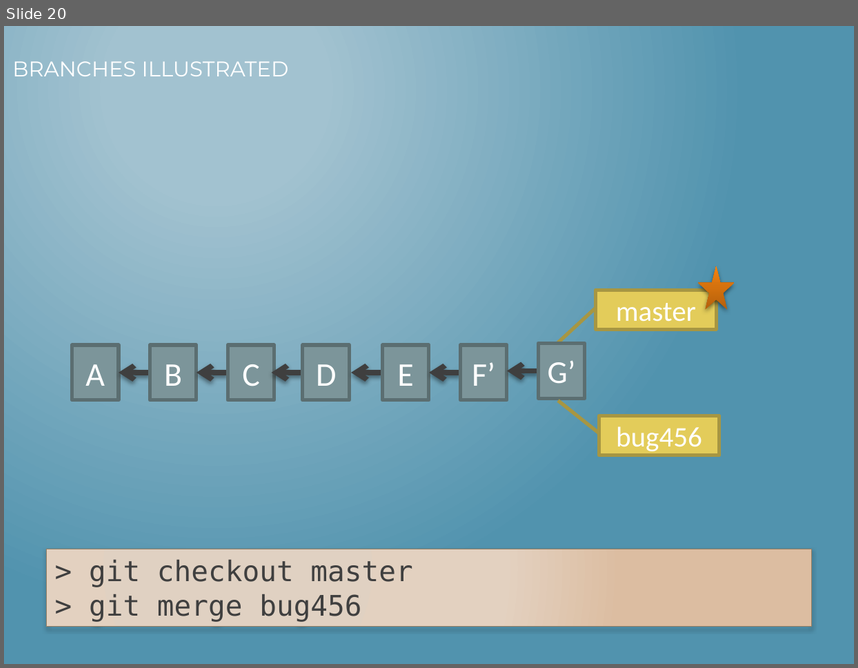
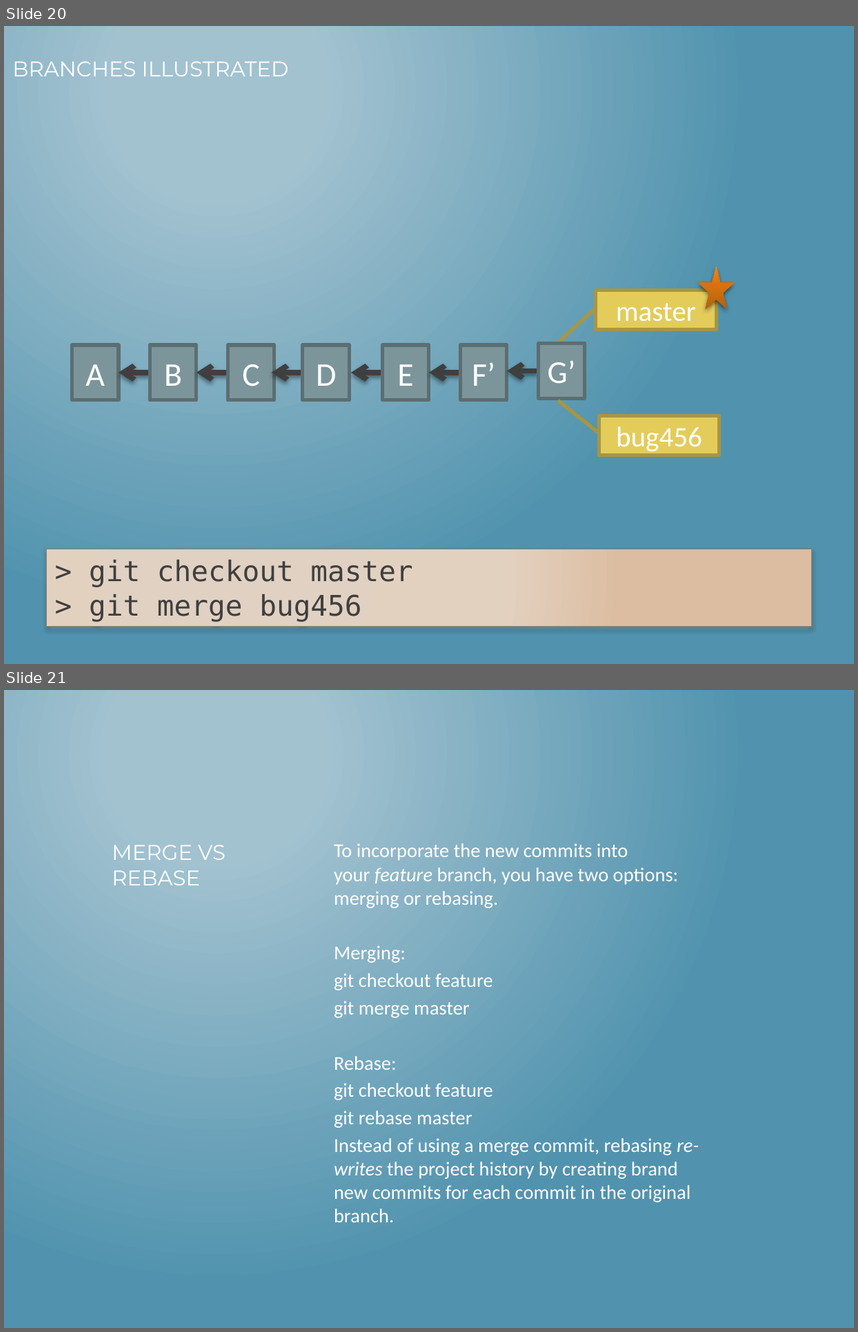
Before and after one commit to ElakiyaS/ppt, a slide deck: GiT.pptx. Shown one above the other, each under a label of ours: slide 20 before the commit, slides 20 and 21 after it. The pictures are 858x668 and 858x1332 pixels, drawn with LibreOffice and Linux fonts; fonts in the diff are those of the drawing. Boxes give left, top, right and bottom in pixels: in the first picture for what was removed or moved away, otherwise in the second. Text is boxed around its words. In the diff, an @@ line names an element or a change of style, - is before the commit and + after.

```diff
--- a/GiT.pptx
+++ b/GiT.pptx
@@ slide 21 added at box(4, 690, 854, 1328), background gradient #A3C3D1 to #5194AF @@
@@ title added at box(112, 845, 225, 885), 18 pt, text #FFFFFF @@
+MERGE VS
+REBASE
@@ text added at box(334, 843, 699, 1202), 16.6 pt, text #FFFFFF @@
+To incorporate the new commits into your feature branch, you have two options: merging or rebasing.
+Merging:
+git checkout feature
+git merge master
+Rebase:
+git checkout feature
+git rebase master
+Instead of using a merge commit, rebasing re-writes the project history by creating brand new commits for each commit in the original branch.
```
